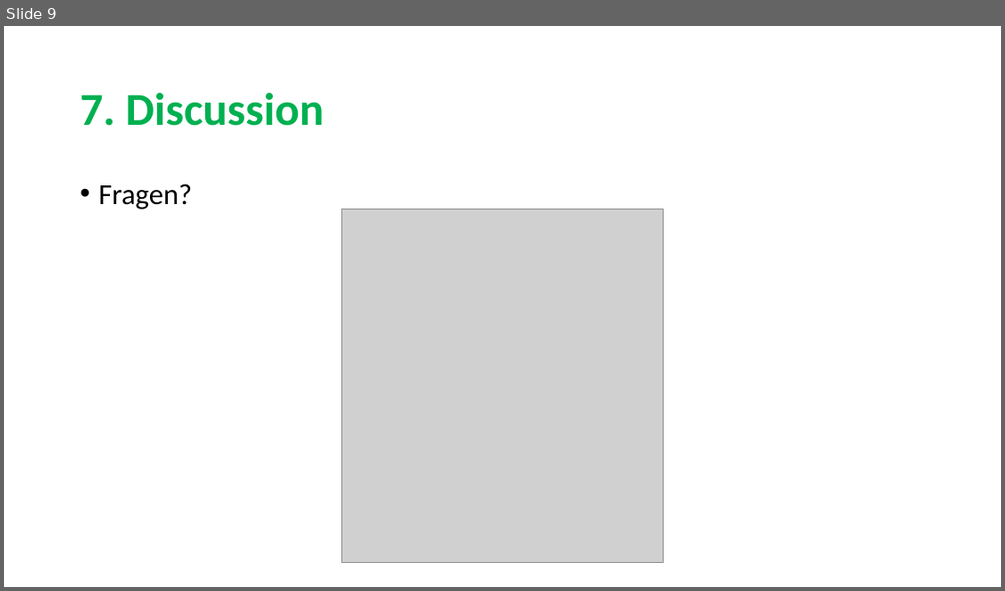
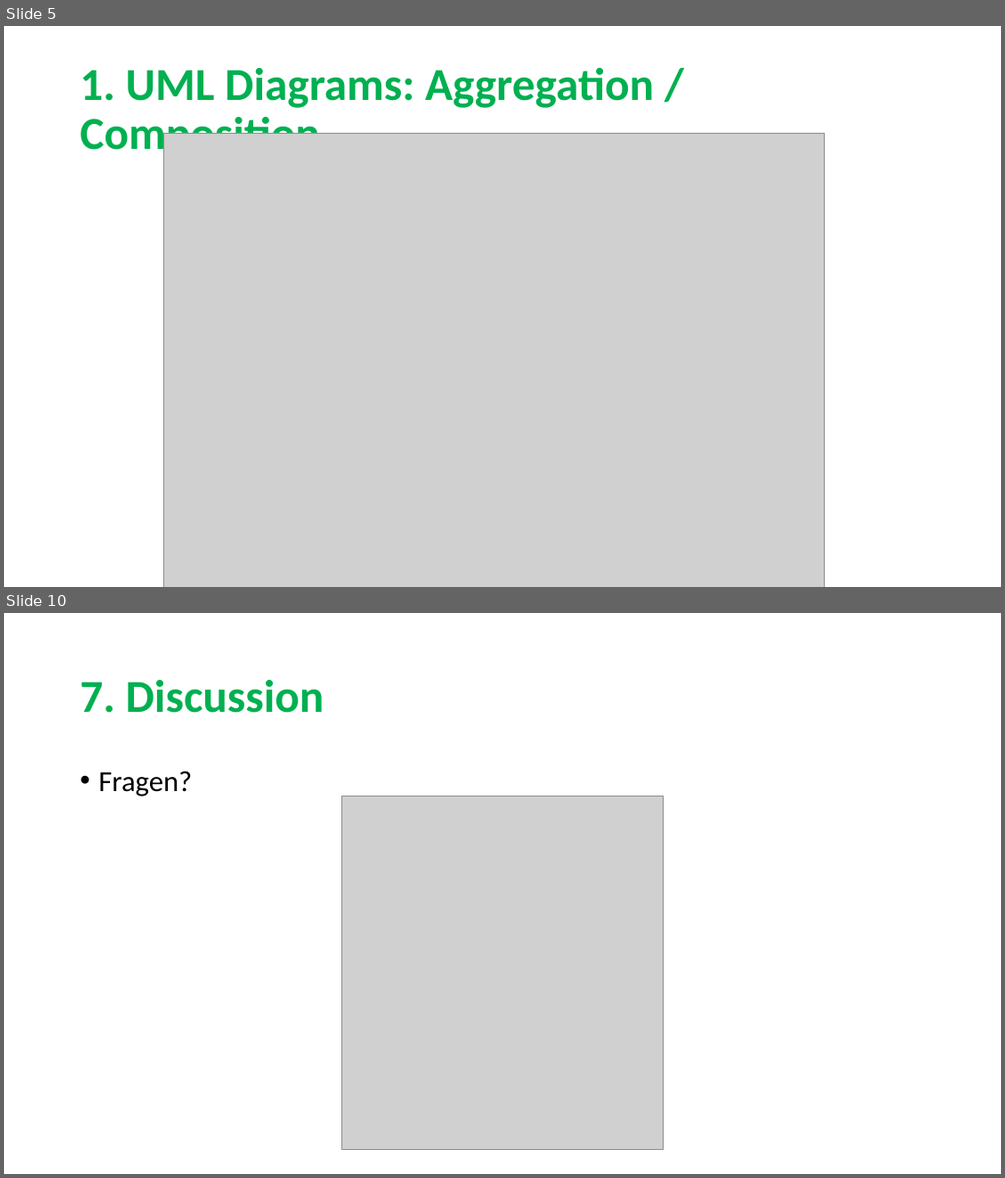
Before and after one commit to sarahmele/ch.bfh.btx8081.w2015.green, a slide deck: doc/task07/unterlagen_task7/Task7.pptx. Shown one above the other, each under a label of ours: slide 9 before the commit, slides 5 and 10 after it; the slides between them are not shown. The pictures are 1005x591 and 1005x1178 pixels, drawn with LibreOffice and Linux fonts; fonts in the diff are those of the drawing; grey boxes stand for pictures. Boxes give left, top, right and bottom in pixels: in the first picture for what was removed or moved away, otherwise in the second. Text is boxed around its words. In the diff, an @@ line names an element or a change of style, - is before the commit and + after.

```diff
--- a/doc/task07/unterlagen_task7/Task7.pptx
+++ b/doc/task07/unterlagen_task7/Task7.pptx
@@ slide 5 added at box(4, 26, 1001, 587), background #FFFFFF @@
@@ title added at box(80, 68, 654, 160), 44 pt, text #00B050, bold @@
+1. UML Diagrams: Aggregation / Composition
@@ picture added at box(164, 133, 825, 587) @@
@@ what was slide 9 is now slide 10 @@
```
Also in this commit, not shown: 7 slides changed, 1 other slide added, 1 slide removed, 4 other files.
